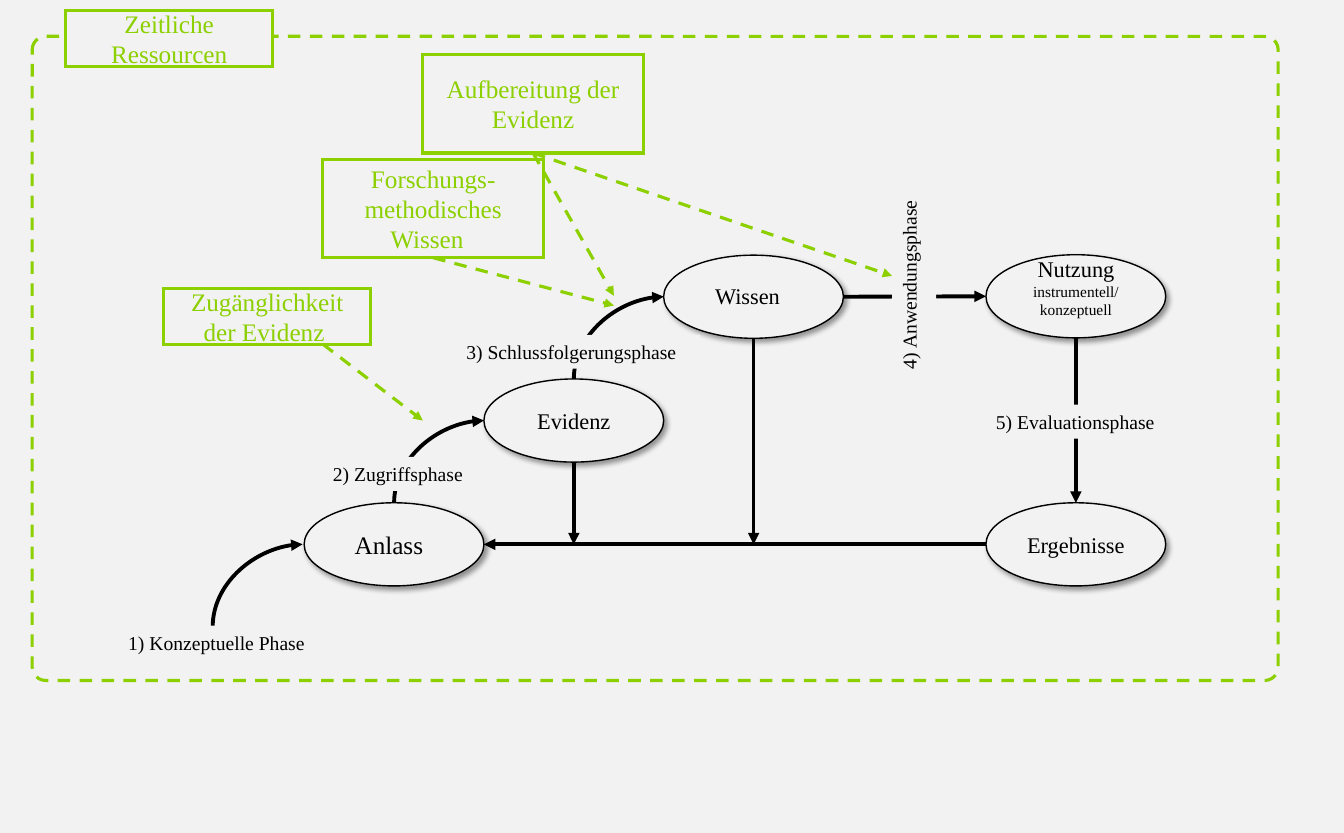
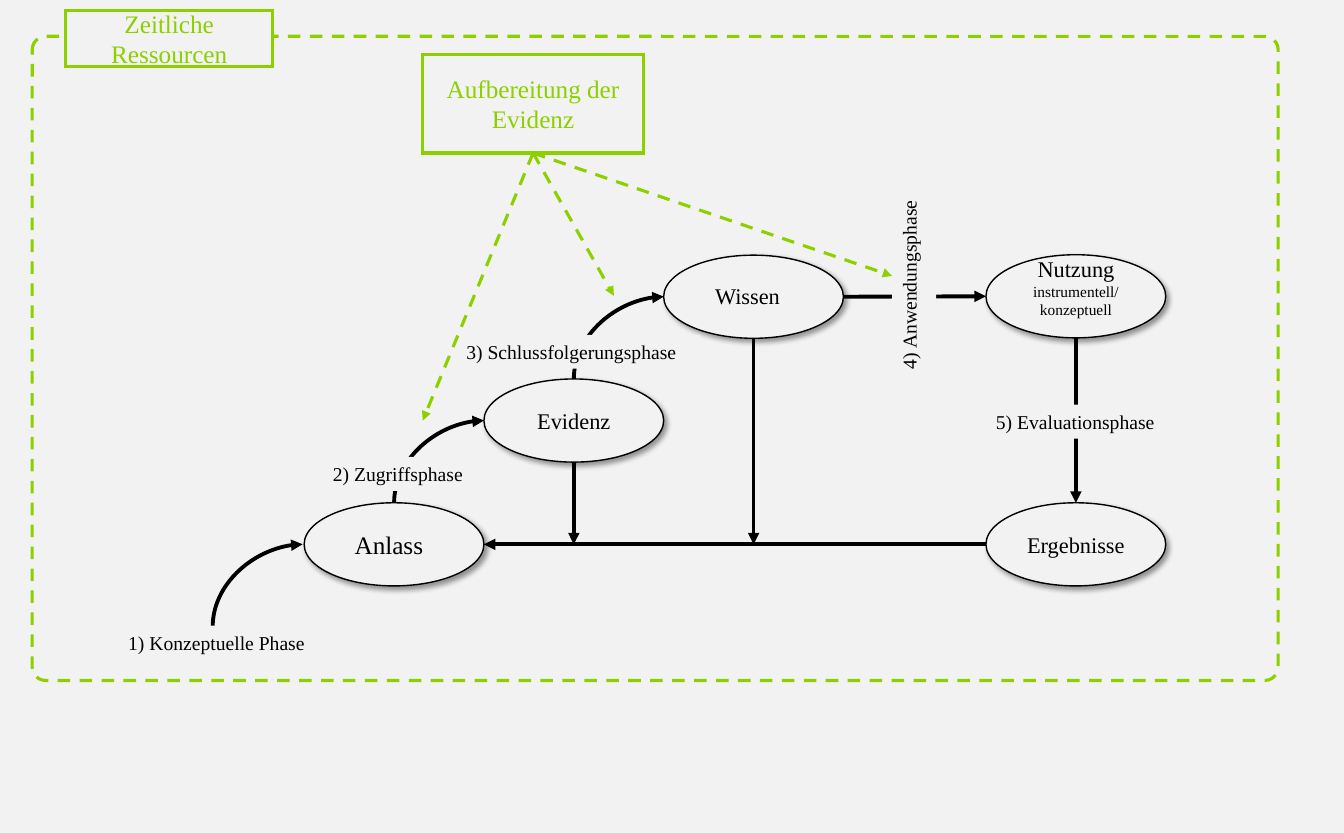
Before and after one commit to kirstinschmidt/InB-Kolloquium, a slide deck: slide 5 of img/Groß_Ophoff et al (2023)_adapted.pptx. Drawn at 1344x833 pixels with LibreOffice and Linux fonts; fonts in the diff are those of the drawing. Boxes give left, top, right and bottom in pixels: in the first picture for what was removed or moved away, otherwise in the second. Text is boxed around its words. In the diff, an @@ line names an element or a change of style, - is before the commit and + after.

```diff
--- a/img/Groß_Ophoff et al (2023)_adapted.pptx
+++ b/img/Groß_Ophoff et al (2023)_adapted.pptx
@@ rectangle removed at [323,159,543,258] @@
-Forschungs-methodisches Wissen
@@ arrow moved from (323, 345) - (422, 420) to (533, 153) - (422, 420) @@
@@ arrow removed from (434, 258) to (614, 306) @@
@@ rectangle removed at [163,288,370,344] @@
-Zugänglichkeit der Evidenz
```
Also in this commit, not shown: 3 other slides changed, 7 other files.
